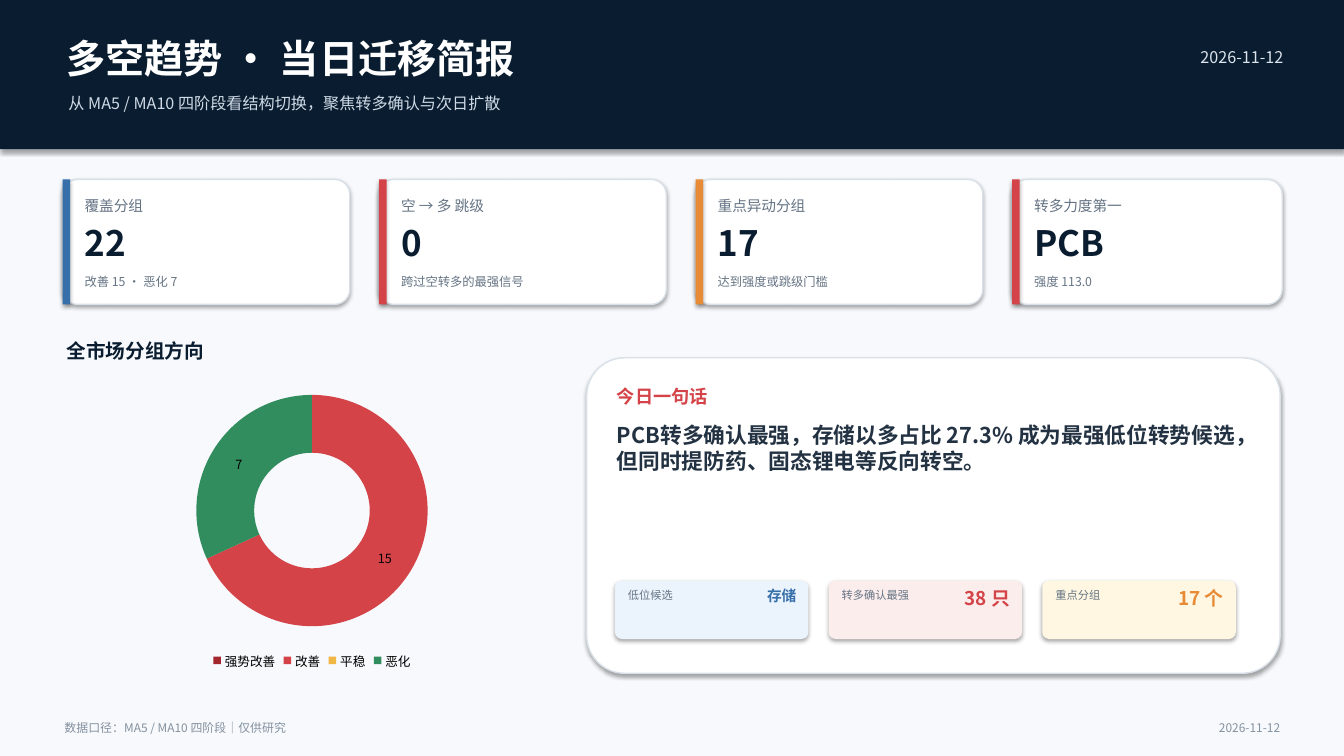
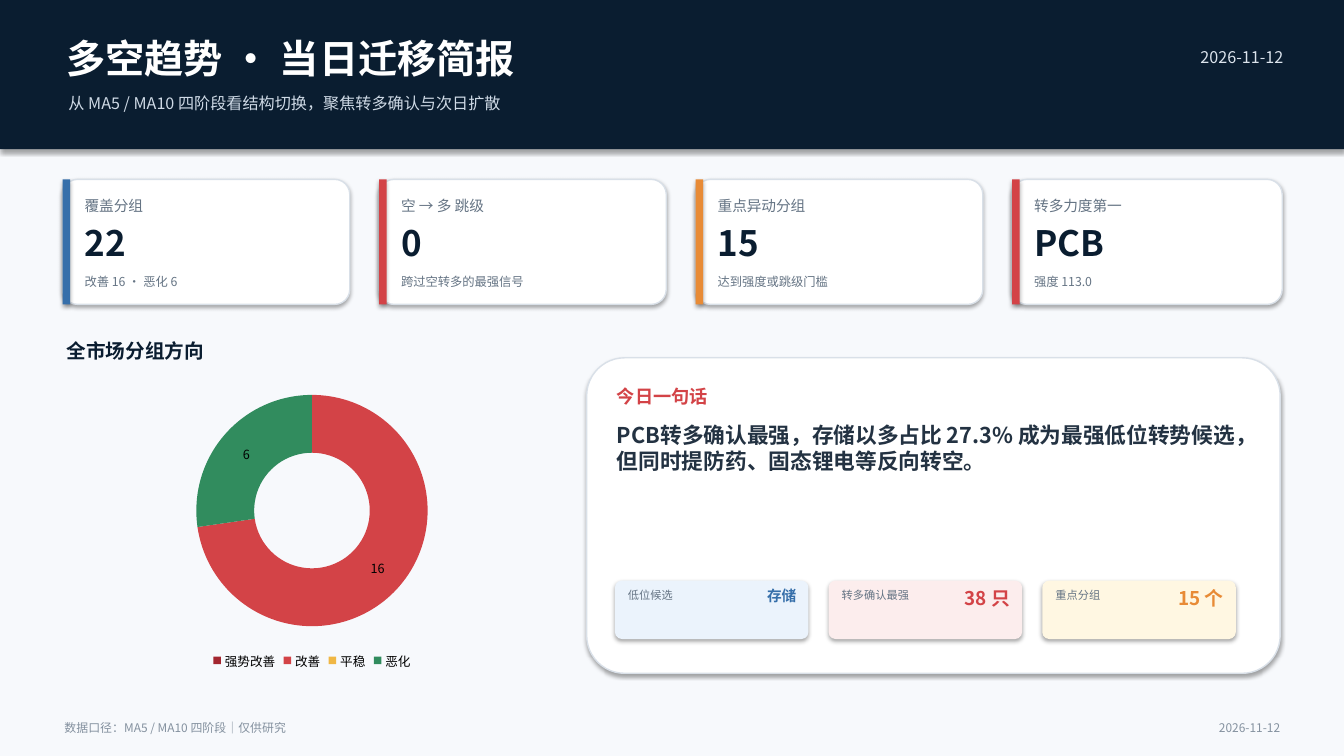
Before and after one commit to nancybhc/a-share-blast-lab, a slide deck: slide 1 of assets/多空阶段简报_2026-11-12.pptx. Drawn at 1344x756 pixels with LibreOffice and Linux fonts; fonts in the diff are those of the drawing. Boxes give left, top, right and bottom in pixels: in the first picture for what was removed or moved away, otherwise in the second. Text is boxed around its words. In the diff, an @@ line names an element or a change of style, - is before the commit and + after.

```diff
--- a/assets/多空阶段简报_2026-11-12.pptx
+++ b/assets/多空阶段简报_2026-11-12.pptx
@@ text at (718, 230, 759, 257): text changed @@
-17
+15
@@ text at (85, 276, 178, 287): text changed @@
-改善 15 · 恶化 7
+改善 16 · 恶化 6
@@ doughnut chart at (73, 381, 552, 674) @@
@@ Series 1, 改善: 15 to 16 @@
@@ Series 1, 恶化: 7 to 6 @@
@@ text at (1178, 589, 1224, 607): text changed @@
-17 个
+15 个
```
Also in this commit, not shown: 3 other slides changed, 13 other files.
